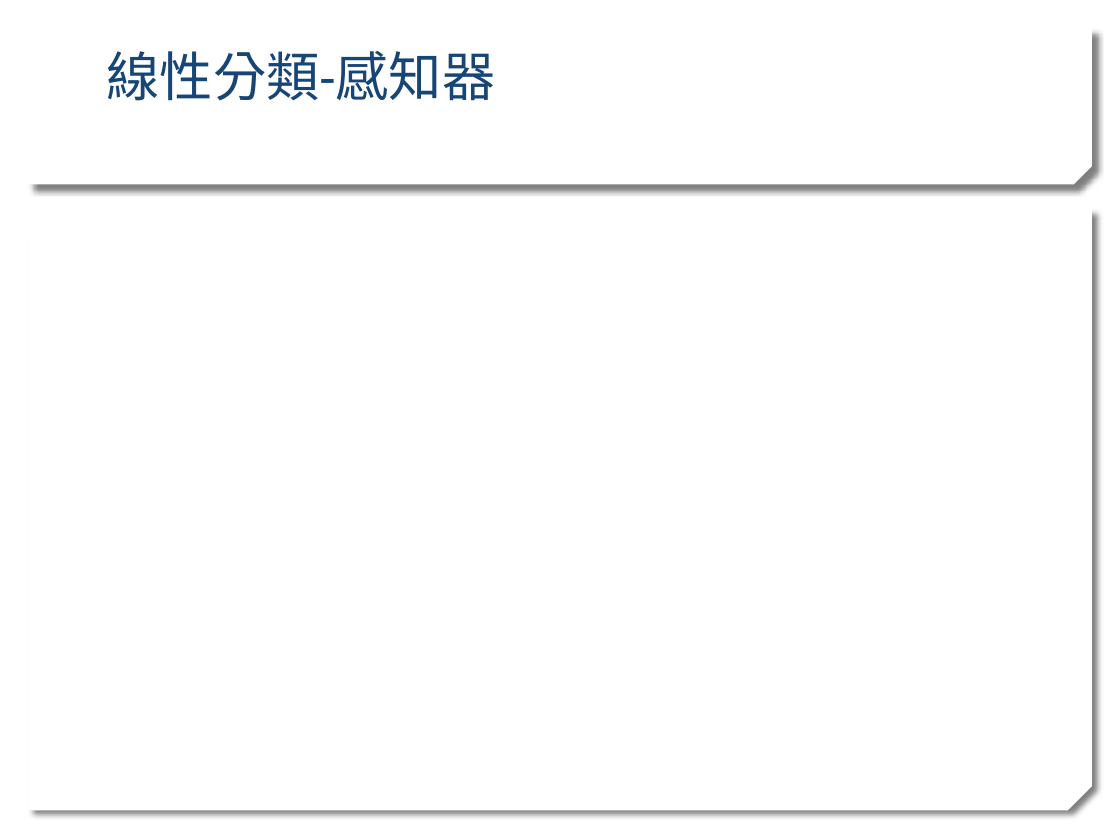
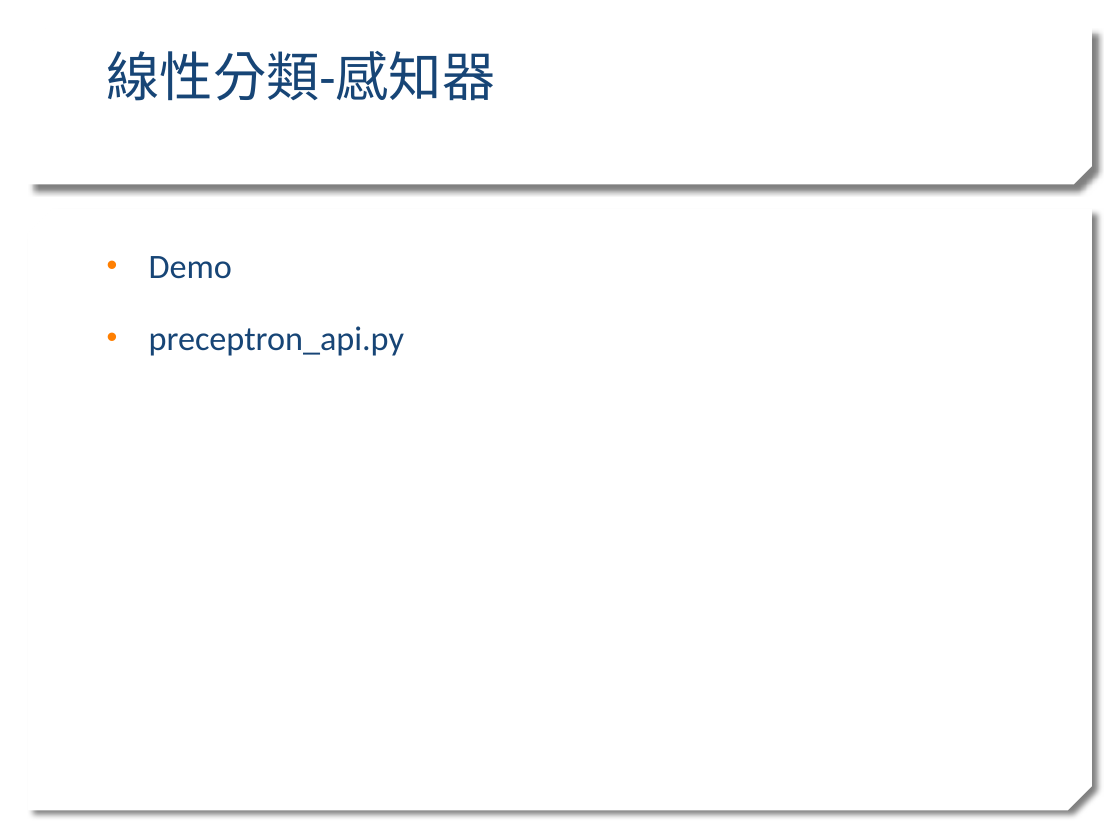
Before and after one commit to stereo720712/2020_Learn_practice_Machine_Learning, a slide deck: slide 31 of ml traing sean_detail.pptx. Drawn at 1120x840 pixels with LibreOffice and Linux fonts; fonts in the diff are those of the drawing; background and template pictures are left out. Boxes give left, top, right and bottom in pixels: in the first picture for what was removed or moved away, otherwise in the second. Text is boxed around its words. In the diff, an @@ line names an element or a change of style, - is before the commit and + after.

```diff
--- a/ml traing sean_detail.pptx
+++ b/ml traing sean_detail.pptx
@@ text added at [149,256,404,356], 22 pt, text #174576 @@
+• Demo
+• preceptron_api.py
```
Also in this commit, not shown: 2 other slides changed.
